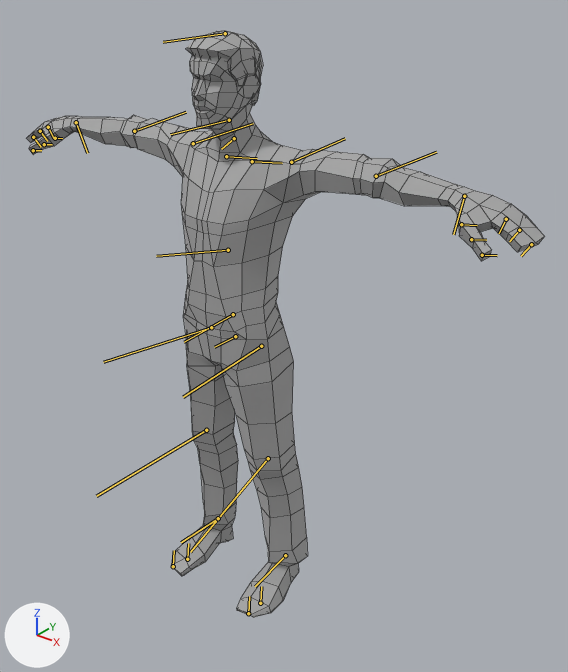
A saved change to the FBX model Unity Game Folder/Assets/Models/Objs/Male_Character.fbx.
Camera for both pictures: a 50 mm lens placed at (1.497, -1.616, 1.996), pointed at (0.1, 0.132, 0.913). The lights are fixed; the arrows at lower left show +X, +Y and +Z. The bones that bend it are drawn over the model as lines. Mesh edges are drawn as thin lines.

Names of what the first picture shows: 'lpMaleG'.
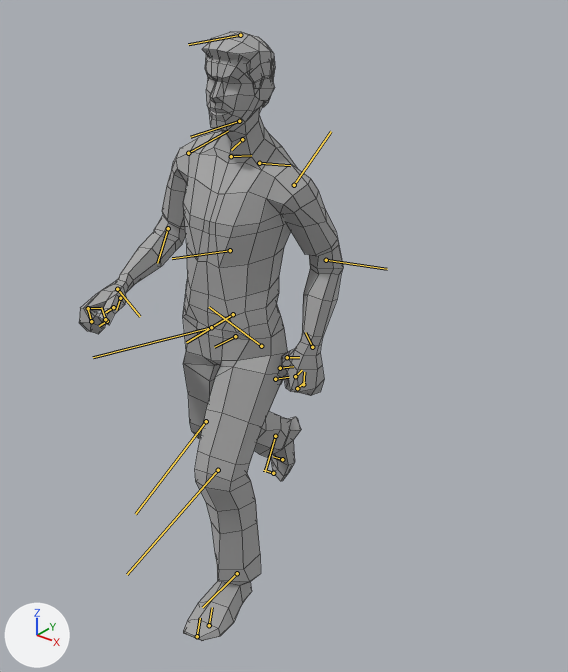
The newer file adds an action. The first version stands in its rest pose; the second is drawn at frame 13 of the action 'bip|Walk Forward'.

Location of each change, (x1, y1, x2, y2) in pixels of the pictures (568 x 672 px):
'lpMaleG', posed (49% narrower): before (27, 30, 545, 617); after (79, 31, 343, 641)
bone 'bip Spine', root to tip: before (233, 314) to (184, 342); after (233, 314) to (186, 342)
bone 'bip Spine1', root to tip: before (228, 250) to (156, 256); after (230, 250) to (172, 258)
bone 'bip L Clavicle', root to tip: before (252, 161) to (282, 163); after (259, 163) to (290, 165)
bone 'bip L UpperArm', root to tip: before (291, 162) to (345, 138); after (294, 185) to (331, 131)
bone 'bip L Forearm', root to tip: before (376, 176) to (436, 152); after (326, 260) to (387, 269)
bone 'bip L Hand', root to tip: before (464, 196) to (453, 234); after (312, 347) to (305, 332)
bone 'bip L Finger0', root to tip: before (461, 224) to (477, 225); after (287, 357) to (299, 357)
bone 'bip L Finger1', root to tip: before (506, 219) to (499, 233); after (303, 384) to (304, 372)
bone 'bip L Finger11', root to tip: before (519, 230) to (509, 241); after (297, 388) to (304, 382)
bone 'bip R Clavicle', root to tip: before (226, 156) to (257, 158); after (231, 156) to (251, 155)
bone 'bip R UpperArm', root to tip: before (193, 143) to (253, 123); after (188, 153) to (228, 131)
bone 'bip R Forearm', root to tip: before (134, 131) to (186, 112); after (168, 228) to (157, 263)
bone 'bip R Hand', root to tip: before (76, 122) to (87, 153); after (117, 289) to (140, 316)
bone 'bip R Finger01', root to tip: before (44, 144) to (52, 144); after (113, 307) to (105, 312)
bone 'bip R Finger1', root to tip: before (48, 127) to (54, 138); after (88, 308) to (101, 308)
bone 'bip R Finger11', root to tip: before (40, 131) to (47, 141); after (91, 321) to (88, 309)
bone 'bip L Thigh', root to tip: before (261, 346) to (183, 397); after (261, 346) to (209, 307)
bone 'bip L Calf', root to tip: before (268, 458) to (190, 552); after (218, 470) to (127, 574)
bone 'bip L Toe0', root to tip: before (260, 603) to (261, 586); after (209, 625) to (212, 607)
bone 'bip R Thigh', root to tip: before (211, 327) to (103, 362); after (211, 327) to (93, 357)
bone 'bip R Calf', root to tip: before (206, 430) to (96, 496); after (206, 421) to (135, 514)
bone 'bip R Foot', root to tip: before (218, 518) to (181, 542); after (275, 436) to (265, 472)
bone 'bip R Toe0', root to tip: before (187, 559) to (188, 543); after (282, 459) to (273, 456)

The change in detail:
Bone 'bip Spine' (bone_bip_spine) turns from (0, 0, 0) to (3, -2, 0) degrees about its own x, y and z.
Bone 'bip Spine1' (bone_bip_spine1) turns from (0, 0, 0) to (6, -2, -1) degrees about its own x, y and z.
Bone 'bip L Clavicle' (bone_bip_l_clavicle) turns from (0, 0, 0) to (-1, 21, -12) degrees about its own x, y and z.
Bone 'bip L UpperArm' (bone_bip_l_upperarm) turns from (0, 0, 0) to (20, 55, 40) degrees about its own x, y and z.
Bone 'bip L Forearm' (bone_bip_l_forearm) turns from (0, 0, 0) to (17, 8, -36) degrees about its own x, y and z.
Bone 'bip L Hand' (bone_bip_l_hand) turns from (0, 0, 0) to (23, -14, 1) degrees about its own x, y and z.
Bone 'bip L Finger0' (bone_bip_l_finger0) turns from (0, 0, 0) to (-11, 4, 5) degrees about its own x, y and z.
Bone 'bip L Finger1' (bone_bip_l_finger1) turns from (0, 0, 0) to (4, 9, 38) degrees about its own x, y and z.
Bone 'bip L Finger11' (bone_bip_l_finger11) turns from (0, 0, 0) to (4, 9, 64) degrees about its own x, y and z.
Bone 'bip R Clavicle' (bone_bip_r_clavicle) turns from (0, 0, 0) to (-1, -14, -5) degrees about its own x, y and z.
Bone 'bip R UpperArm' (bone_bip_r_upperarm) turns from (0, 0, 0) to (6, -61, -6) degrees about its own x, y and z.
Bone 'bip R Forearm' (bone_bip_r_forearm) turns from (0, 0, 0) to (-13, 2, -53) degrees about its own x, y and z.
Bone 'bip R Hand' (bone_bip_r_hand) turns from (0, 0, 0) to (-15, -9, -22) degrees about its own x, y and z.
Bone 'bip R Finger01' (bone_bip_r_finger01) turns from (0, 0, 0) to (-25, -4, 15) degrees about its own x, y and z.
Bone 'bip R Finger1' (bone_bip_r_finger1) turns from (0, 0, 0) to (1, -6, 51) degrees about its own x, y and z.
Bone 'bip R Finger11' (bone_bip_r_finger11) turns from (0, 0, 0) to (-4, -10, 77) degrees about its own x, y and z.
Bone 'bip L Thigh' (bone_bip_l_thigh) turns from (0, 0, 0) to (-7, -3, 37) degrees about its own x, y and z.
Bone 'bip L Calf' (bone_bip_l_calf) turns from (0, 0, 0) to (1, 6, -36) degrees about its own x, y and z.
Bone 'bip L Toe0' (bone_bip_l_toe0) turns from (0, 0, 0) to (-4, 4, 4) degrees about its own x, y and z.
Bone 'bip R Thigh' (bone_bip_r_thigh) turns from (0, 0, 0) to (10, -5, -4) degrees about its own x, y and z.
Bone 'bip R Calf' (bone_bip_r_calf) turns from (0, 0, 0) to (3, -8, -44) degrees about its own x, y and z.
Bone 'bip R Foot' (bone_bip_r_foot) turns from (0, 0, 0) to (0, -7, -34) degrees about its own x, y and z.
Bone 'bip R Toe0' (bone_bip_r_toe0) turns from (0, 0, 0) to (7, -2, 22) degrees about its own x, y and z.
